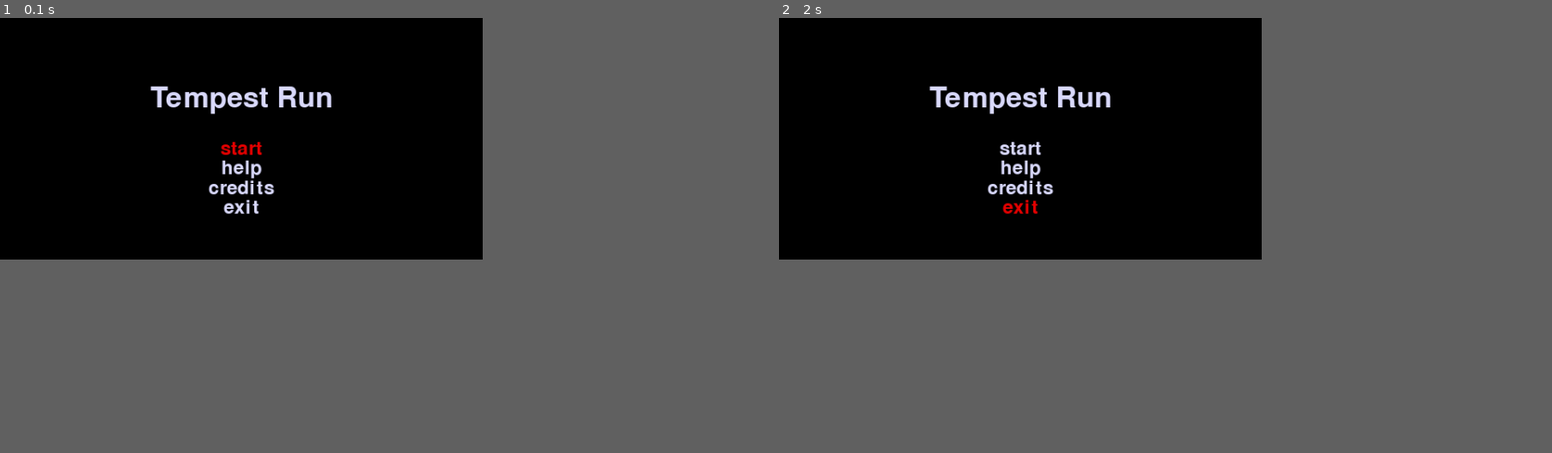
Above: before the commit, frames 1-2 (left to right).
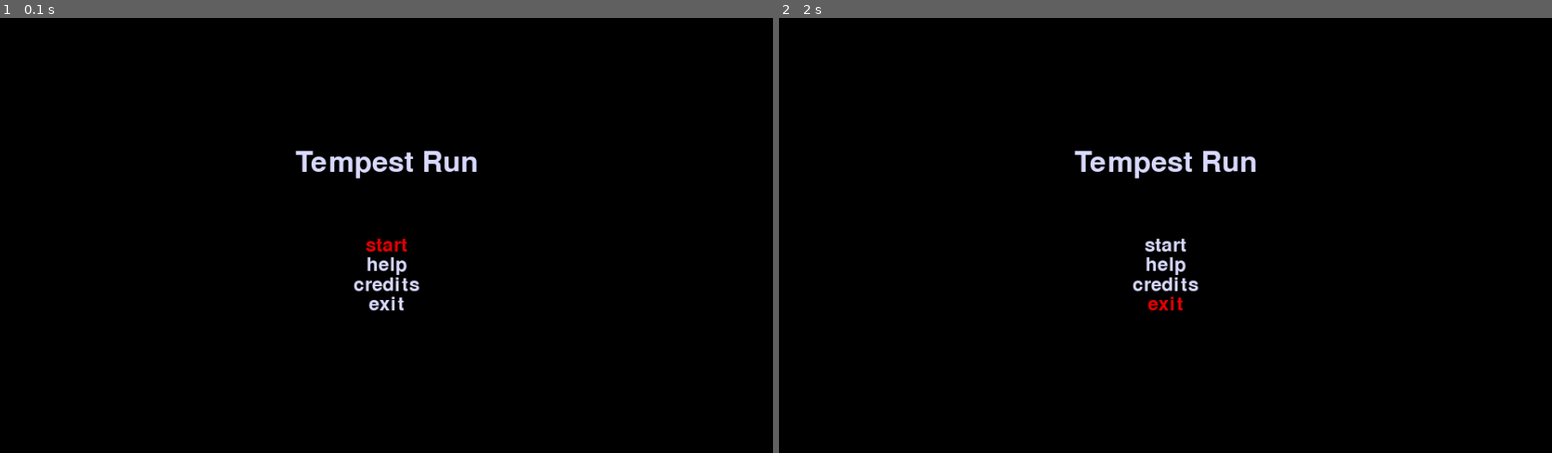
Above: after the commit, the same moments.

Repository: davidpendergast/pygame-summer-team-jam
Game: pygame game, started from main.py
The game is run twice, just before and just after one commit, with the same random seed, the same clock (stepped at 60 frames per second) and the same inputs.
Inputs:
- Up to frame 1 (0.1 s): no input
- Up to frame 2 (2 s): hold Up 0.33-0.8 s; hold Down 0.83-1.13 s; hold Up 1.17-1.53 s; hold Down 1.57-1.93 s; hold Up from 1.97 s (still down)
In our replay, the window is 562x281 before the commit and 900x506 after it. These sizes can differ from the game's own. Grey fills any space a smaller window leaves; there, only what the larger window draws over its background counts as a difference.

The runs differ from the first frame. In frame 1, 2.1% of the frame differs, in the area x 19-62%, y 15-68%; in frame 2, 2.1%.

Commit message:
update menu system and improve rendering

Diff:
--- /dev/null
+++ b/config.py
@@ -0,0 +1,3 @@
+BASE_FPS = 60
+DISP_WID = 960
+DISP_HEI = 540
--- a/gameplay/gamestuff.py
+++ b/gameplay/gamestuff.py
@@ -6,6 +6,7 @@
 import rendering.neon as neon
 import rendering.threedee as threedee
 import rendering.levelbuilder3d as levelbuilder3d
+import keybinds
 
 
 class GameplayMode(main.GameMode):
@@ -26,13 +27,35 @@
     def update(self, dt, events):
         cur_z = self.player.z
         self.player.set_speed(self.current_level.get_player_speed(cur_z))
-        self.player.update(dt, events)
+        self.player.update(dt)
+        self.handle_events(events)
         # TODO check for collisions and stuff
 
         self.camera.position.z = self.player.z + self.camera_z_offset
         self.current_level.unload_obstacles(self.camera.position.z + self.unload_offset)
 
+    def handle_events(self, events):
+        if events is None:
+            return
+        for e in events:
+            if e.type == pygame.KEYDOWN:
+                if e.key in keybinds.JUMP:
+                    self.player.jump()
+                if e.key in keybinds.LEFT:
+                    self.player.move_left()
+                if e.key in keybinds.RIGHT:
+                    self.player.move_right()
+                if e.key in keybinds.SLIDE:
+                    self.player.slide()
+                if e.key == pygame.K_ESCAPE:
+                    pass
+                    # TODO we should REALLY fix this to allow to pop menus from gameloop
+            if e.type == pygame.KEYUP:
+                if e.key in keybinds.SLIDE:
+                    self.player.set_mode('run')
+
     def draw_to_screen(self, screen):
+        screen.fill((0, 0, 0))
         all_lines = []
         cell_length = self.current_level.get_cell_length()
         z = self.camera.position.z
--- a/gameplay/mockgamestuff.py
+++ b/gameplay/mockgamestuff.py
@@ -31,6 +31,7 @@
         self.camera.position.z = self.z + self.camera_z_offset
 
     def draw_to_screen(self, screen):
+        screen.fill((0, 0, 0))
         all_lines = []
         z_i = self.z // self.section_length
         for i in range(self.foresight):
--- a/gameplay/player2d.py
+++ b/gameplay/player2d.py
@@ -62,27 +62,10 @@
         if not self.is_jumping():
             self.set_mode('slide')
 
-    def handle_events(self, events):
-        if events is None:
-            return
-        for e in events:
-            if e.type == pygame.KEYDOWN:
-                if e.key in keybinds.JUMP:
-                    self.jump()
-                if e.key in keybinds.LEFT:
-                    self.move_left()
-                if e.key in keybinds.RIGHT:
-                    self.move_right()
-                if e.key in keybinds.SLIDE:
-                    self.slide()
-            if e.type == pygame.KEYUP:
-                if e.key in keybinds.SLIDE:
-                    self.set_mode('run')
-
     def set_speed(self, speed):
         self.speed = speed
 
-    def update(self, dt, events=None):
+    def update(self, dt):
         self.y += self.dy * dt
         if self.y > 0:
             self.dy -= 25 * dt
@@ -92,7 +75,6 @@
             if not self.is_sliding():
                 self.set_mode('run')
         self.move_forward(dt)
-        self.handle_events(events)
 
     def draw(self, display):
         # draw info to display
--- a/main.py
+++ b/main.py
@@ -1,13 +1,13 @@
 import pygame
-import time
 
 import keybinds
 import rendering.neon as neon
+import config
 
-TARGET_FPS = 60
+TARGET_FPS = config.BASE_FPS
 
 # this is only the default size, use pygame.display.get_surface().get_size() to get the current size.
-W, H = (600, 300)
+W, H = config.DISP_WID, config.DISP_HEI
 
 
 class GameLoop:
@@ -15,14 +15,13 @@
     def __init__(self):
         self.running = True
         self.clock = pygame.time.Clock()
-        self.current_mode: GameMode = MainMenuMode(self)
-        self.next_mode = None
+        self.screen = pygame.display.get_surface()
+        self.modes = [MainMenuMode(self)]
 
     def set_next_mode(self, next_mode):
-        self.next_mode = next_mode
+        self.modes.append(next_mode)
 
     def start(self):
-        last_tick_time_secs = time.time()
 
         while self.running:
             events = []
@@ -35,21 +34,16 @@
                     # collect all the events so we can pass them into the current game mode.
                     events.append(e)
 
-            if self.next_mode is not None:
-                self.current_mode.on_mode_end()
-                self.current_mode = self.next_mode
-                self.current_mode.on_mode_start()
+            if self.modes[-1].state == 0:
+                self.modes[-1].on_mode_start()
+                self.modes[-1].state = 1
+            elif self.modes[-1].state == -1:
+                self.modes[-1].on_mode_end()
+                self.modes.pop()
 
-            cur_time = time.time()
-            dt = cur_time - last_tick_time_secs
-
-            self.current_mode.update(dt, events)
-            last_tick_time_secs = cur_time
-
-            screen = pygame.display.get_surface()
-            screen.fill((0, 0, 0))
-            self.current_mode.draw_to_screen(screen)
-
+            dt = self.clock.tick(TARGET_FPS)
+            self.modes[-1].update(dt, events)
+            self.modes[-1].draw_to_screen(self.screen)
             pygame.display.flip()
 
 
@@ -57,6 +51,7 @@
 
     def __init__(self, loop: GameLoop):
         self.loop: GameLoop = loop
+        self.state = 0
 
     def on_mode_start(self):
         """Called when mode becomes active"""
@@ -124,7 +119,8 @@
                     self.exit_pressed()
                     return
 
-    def draw_to_screen(self, screen):
+    def draw_to_screen(self, screen: pygame.Surface):
+        screen.fill((0, 0, 0))
         screen_size = screen.get_size()
         title_surface = self.title_font.render('Tempest Run', True, neon.WHITE)
 
--- a/rendering/neon.py
+++ b/rendering/neon.py
@@ -112,10 +112,7 @@
 
     def _darken(self, array, factor):
         if factor < 1:
-            cv2.cvtColor(array, cv2.COLOR_RGB2HSV, dst=self._tmp)
-            self._tmp[..., 2] = self._tmp[..., 2] * factor
-            cv2.cvtColor(self._tmp, cv2.COLOR_HSV2RGB, dst=array)
-
+            array[...] = array*factor
 
 if __name__ == "__main__":
     import random
